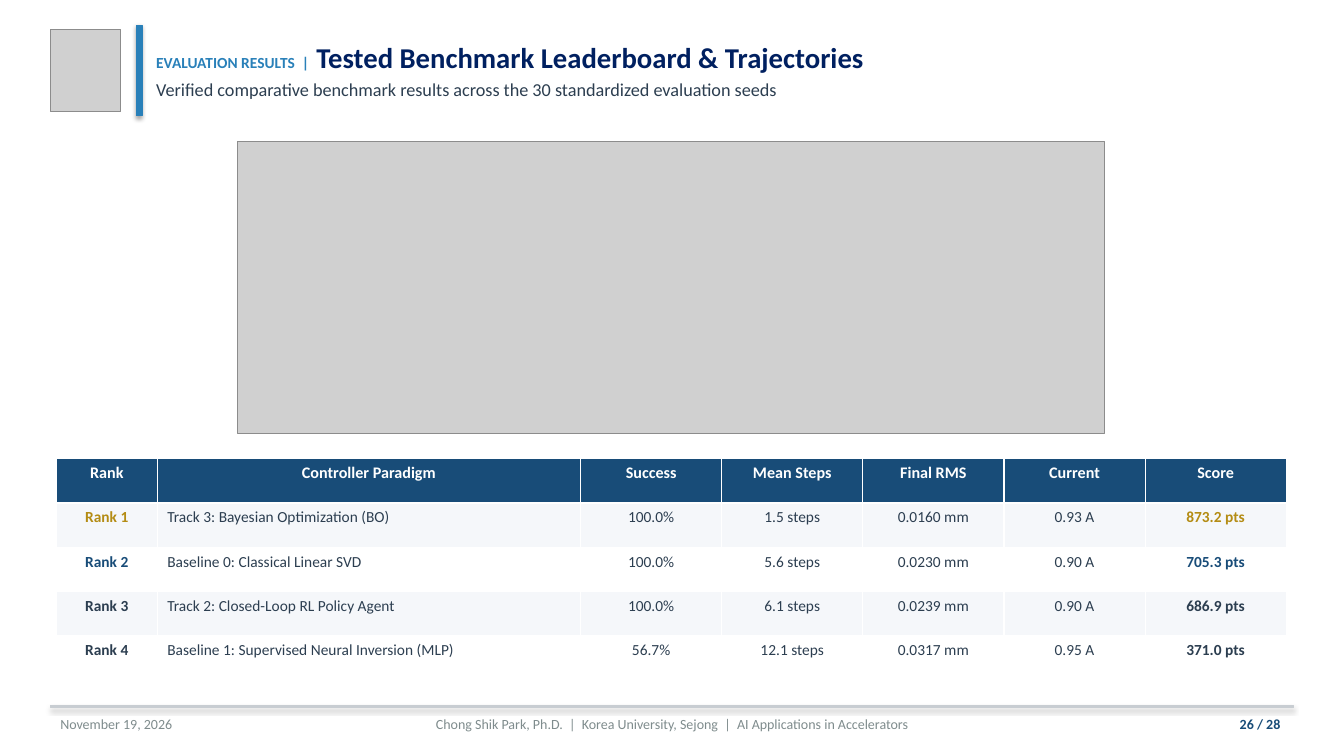
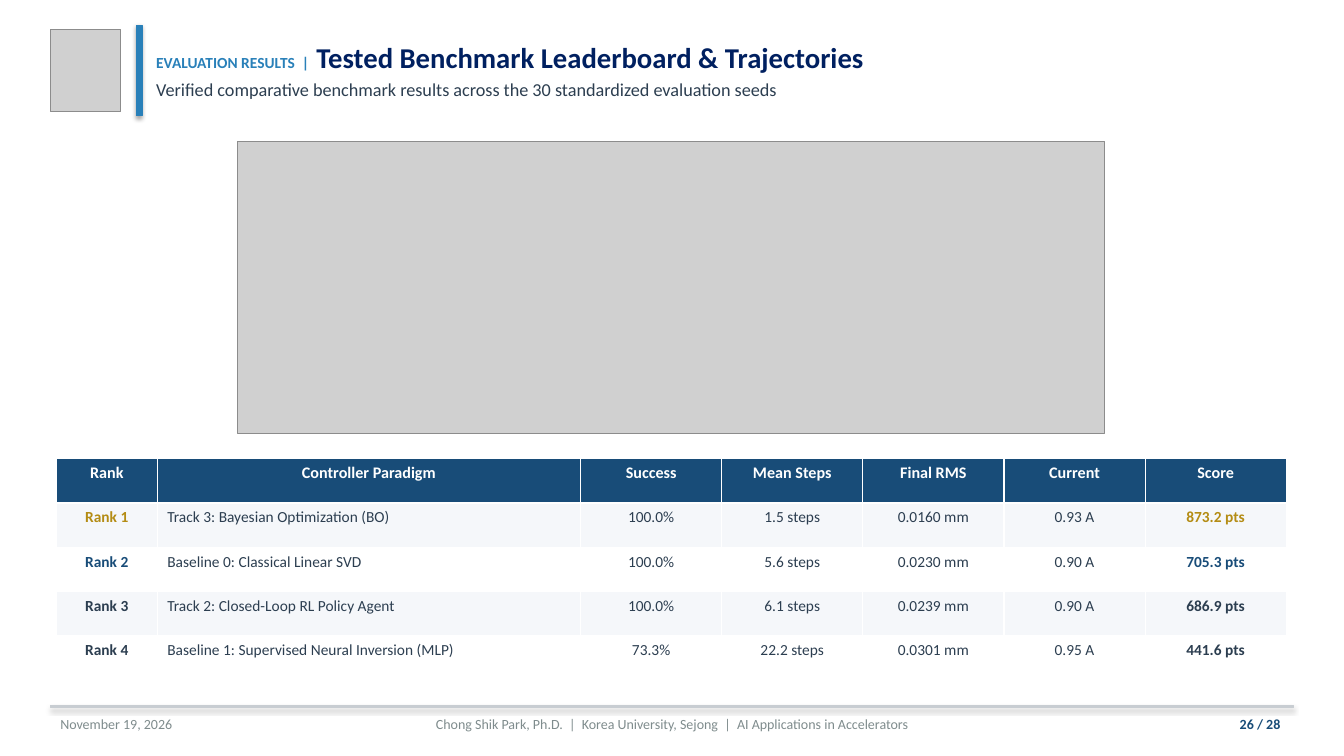
Before and after one commit to cspark7701/ai4acc-mini-hackathon, a slide deck: slide 26 of presentations/Lecture_1_AI_ML_Foundations_and_Control.pptx. Drawn at 1344x756 pixels with LibreOffice and Linux fonts; fonts in the diff are those of the drawing; grey boxes stand for pictures. Boxes give left, top, right and bottom in pixels: in the first picture for what was removed or moved away, otherwise in the second. Text is boxed around its words. In the diff, an @@ line names an element or a change of style, - is before the commit and + after.

```diff
--- a/presentations/Lecture_1_AI_ML_Foundations_and_Control.pptx
+++ b/presentations/Lecture_1_AI_ML_Foundations_and_Control.pptx
@@ table at (56, 459, 1287, 681) @@
-row 5: Rank 4 | Baseline 1: Supervised Neural Inversion (MLP) | 56.7% | 12.1 steps | 0.0317 mm | 0.95 A | 371.0 pts
+row 5: Rank 4 | Baseline 1: Supervised Neural Inversion (MLP) | 73.3% | 22.2 steps | 0.0301 mm | 0.95 A | 441.6 pts
```
Also in this commit, not shown: 4 other slides changed, 17 other files.
